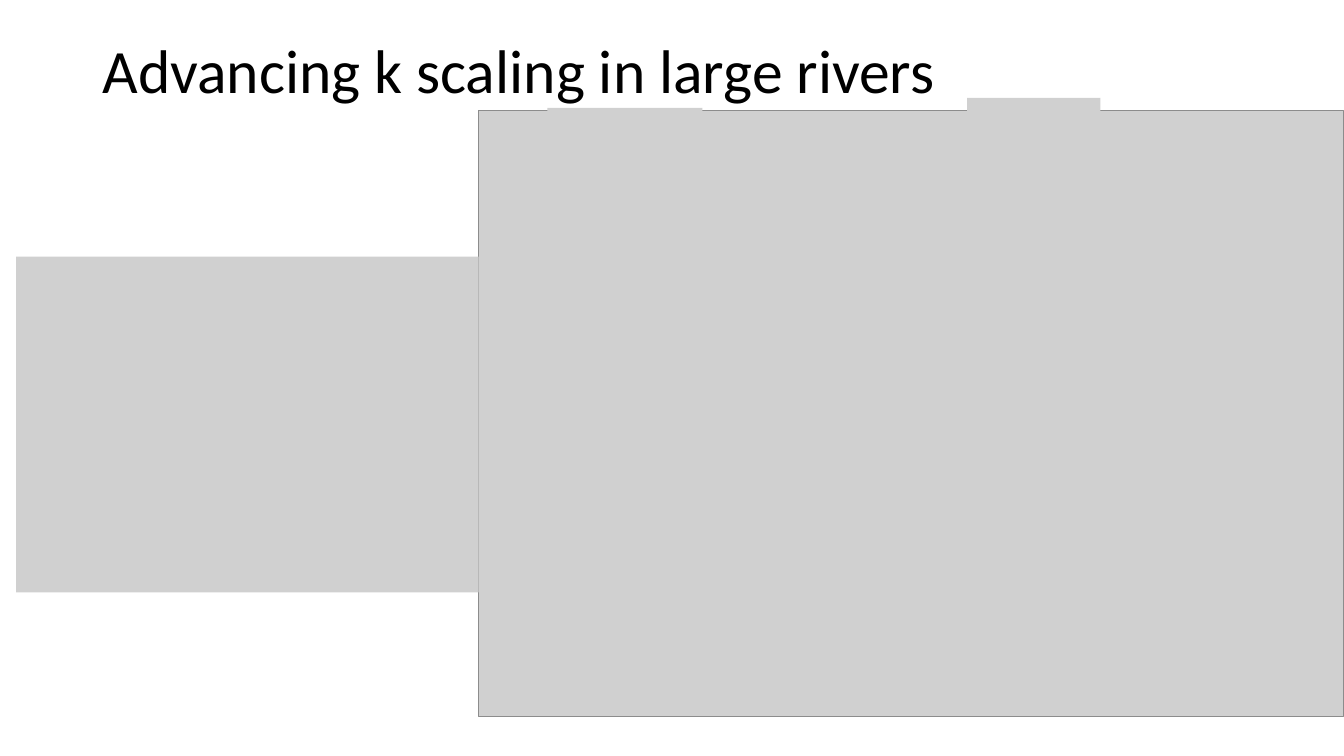
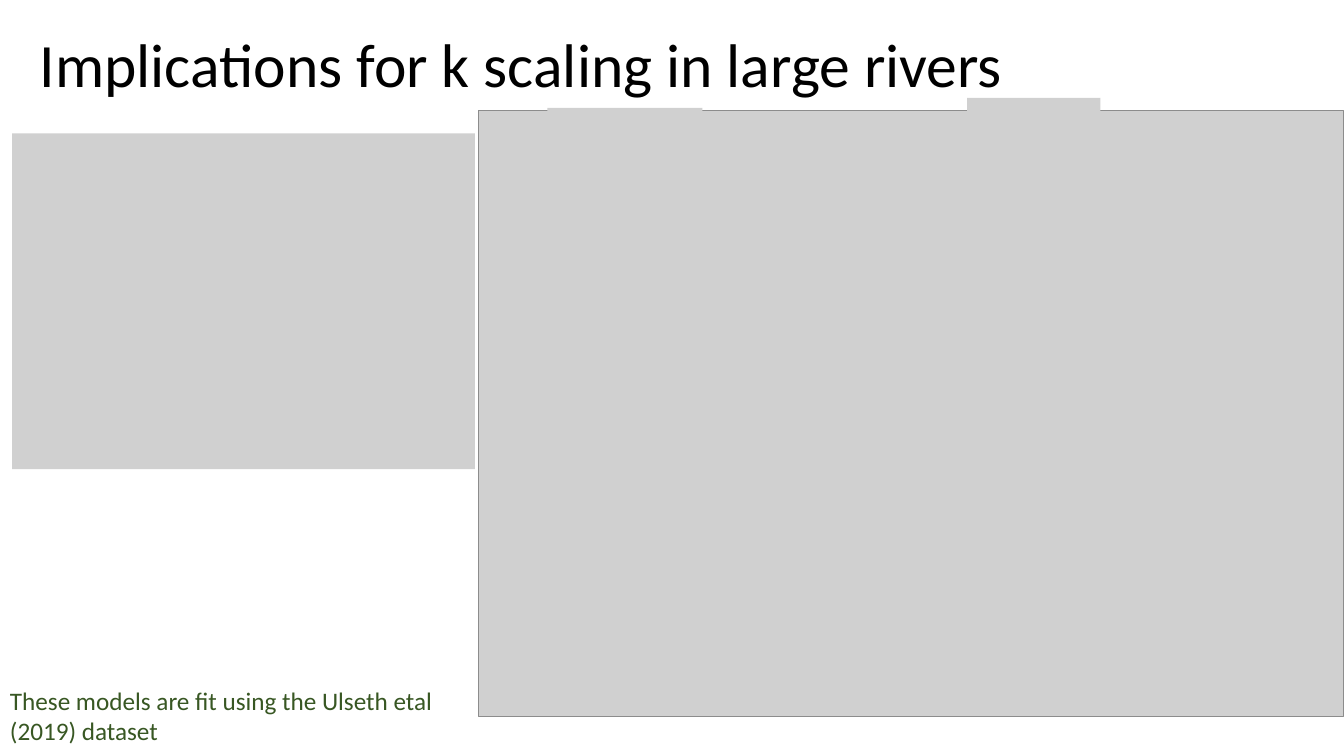
Before and after one commit to craigbrinkerhoff/RSK600, a slide deck: slide 6 of storyboard_6_15.pptx. Drawn at 1344x756 pixels with LibreOffice and Linux fonts; fonts in the diff are those of the drawing; grey boxes stand for pictures. Boxes give left, top, right and bottom in pixels: in the first picture for what was removed or moved away, otherwise in the second. Text is boxed around its words. In the diff, an @@ line names an element or a change of style, - is before the commit and + after.

Commit message:
new k model

```diff
--- a/storyboard_6_15.pptx
+++ b/storyboard_6_15.pptx
@@ title at box(40, 44, 1002, 102): text changed @@
-Advancing k scaling in large rivers
+Implications for k scaling in large rivers
@@ picture: place and size @@
-picture at box(16, 257, 479, 593)
+picture at box(12, 133, 475, 469)
@@ text added at box(10, 692, 432, 743), 18 pt, text #385723 @@
+These models are fit using the Ulseth etal (2019) dataset
```
Also in this commit, not shown: 5 other slides changed, 1 slide added, 1 other file.
